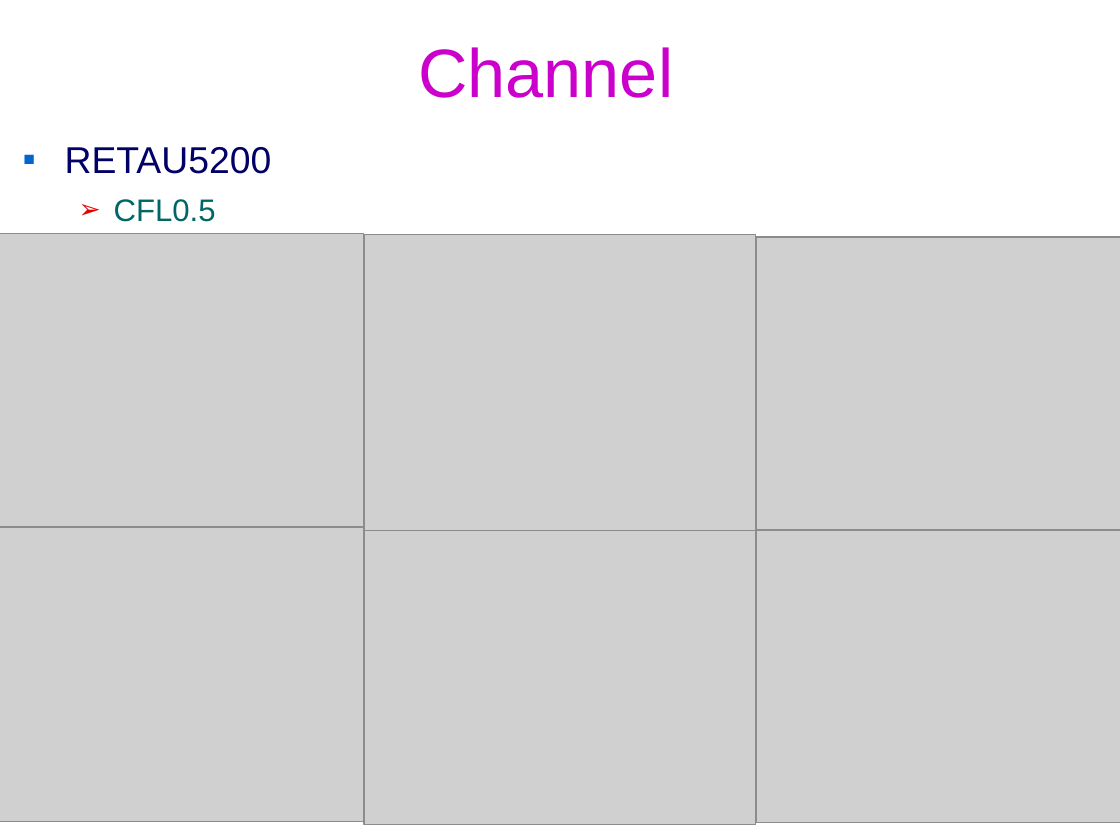
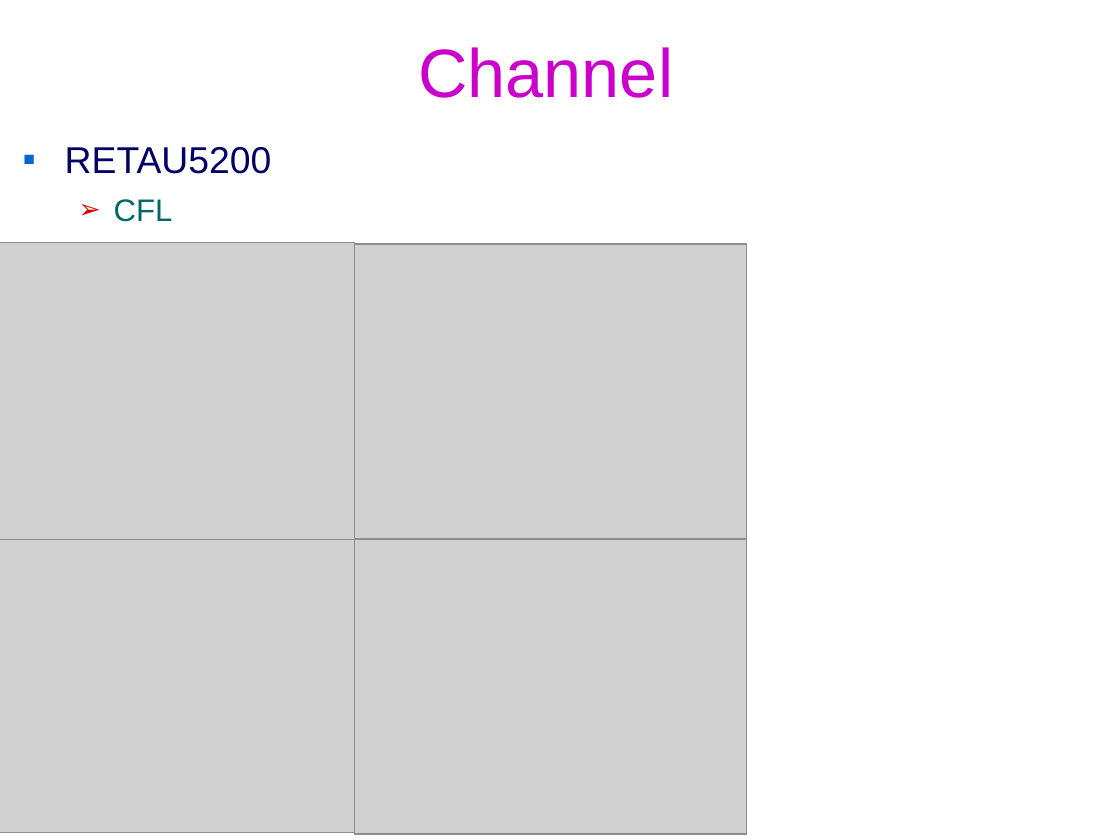
Before and after one commit to federicoVerolini/CaLES, a slide deck: slide 16 of docs/vv.pptx (slide 15 before the commit). Drawn at 1120x840 pixels with LibreOffice and Linux fonts; fonts in the diff are those of the drawing; grey boxes stand for pictures; background and template pictures are left out. Boxes give left, top, right and bottom in pixels: in the first picture for what was removed or moved away, otherwise in the second. Text is boxed around its words. In the diff, an @@ line names an element or a change of style, - is before the commit and + after.

```diff
--- a/docs/vv.pptx
+++ b/docs/vv.pptx
@@ text at bbox=[114, 199, 173, 222]: text changed @@
-  ➢ CFL0.5
+  ➢ CFL
@@ picture removed at bbox=[756, 237, 1120, 531] @@
@@ picture: place and size @@
-picture at bbox=[0, 233, 364, 526]
+picture at bbox=[0, 243, 355, 540]
@@ picture: place and size @@
-picture at bbox=[364, 234, 756, 531]
+picture at bbox=[355, 244, 747, 539]
@@ picture: place and size @@
-picture at bbox=[0, 526, 364, 821]
+picture at bbox=[0, 539, 355, 832]
@@ picture: place and size @@
-picture at bbox=[364, 531, 756, 824]
+picture at bbox=[355, 539, 747, 833]
@@ picture removed at bbox=[756, 531, 1120, 822] @@
```
Also in this commit, not shown: 3 other slides changed, 2 slides added, 2 other files.
